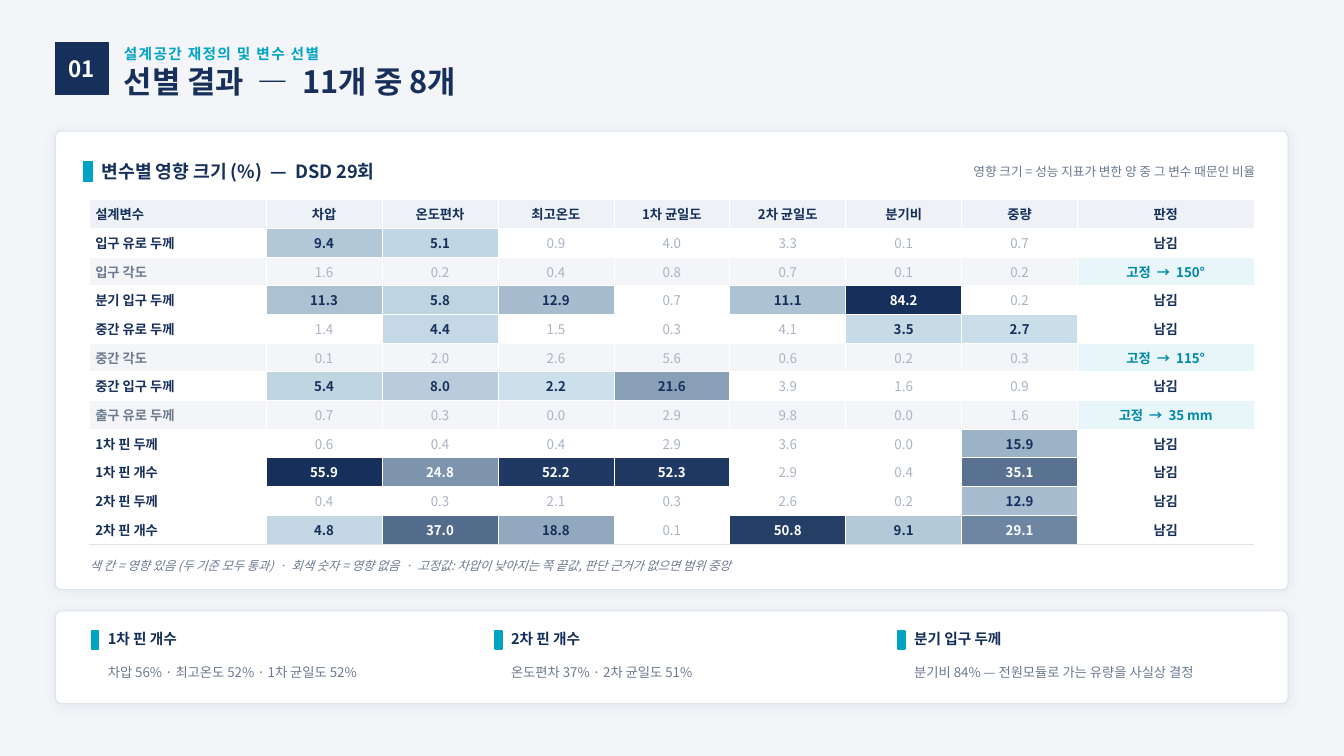
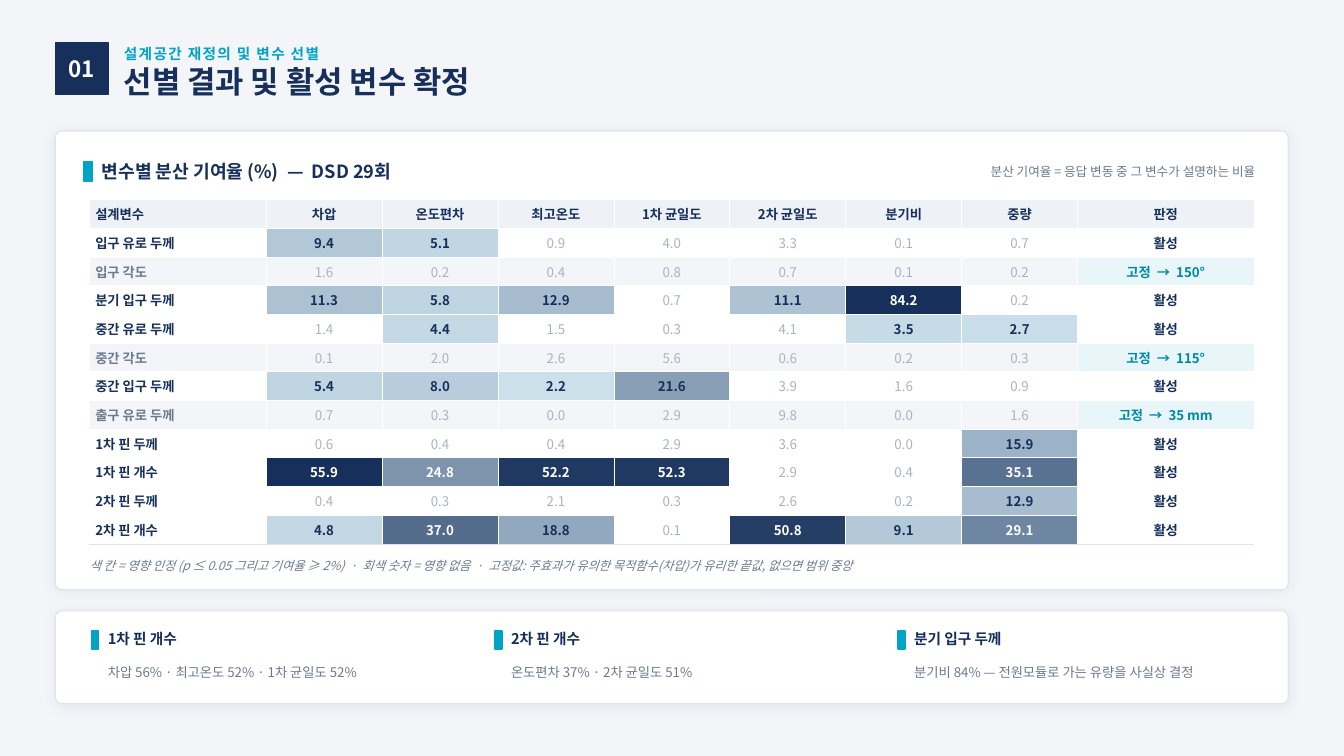
Before and after one commit to yjs9716/dddd, a slide deck: slide 6 of 2개월차_변수선별_및_대리모델구축.pptx. Drawn at 1344x756 pixels with LibreOffice and Linux fonts; fonts in the diff are those of the drawing. Boxes give left, top, right and bottom in pixels: in the first picture for what was removed or moved away, otherwise in the second. Text is boxed around its words. In the diff, an @@ line names an element or a change of style, - is before the commit and + after.

```diff
--- a/2개월차_변수선별_및_대리모델구축.pptx
+++ b/2개월차_변수선별_및_대리모델구축.pptx
@@ text at box(124, 67, 470, 96): text changed @@
-선별 결과 — 11개 중 8개
+선별 결과 및 활성 변수 확정
@@ text at box(102, 162, 391, 180): text changed @@
-변수별 영향 크기 (%) — DSD 29회
+변수별 분산 기여율 (%) — DSD 29회
@@ text at box(991, 165, 1255, 177): text changed @@
-영향 크기 = 성능 지표가 변한 양 중 그 변수 때문인 비율
+분산 기여율 = 응답 변동 중 그 변수가 설명하는 비율
@@ table at box(90, 200, 1254, 541) @@
-row 2, column 9: 남김
+row 2, column 9: 활성
-row 4, column 9: 남김
+row 4, column 9: 활성
-row 5, column 9: 남김
+row 5, column 9: 활성
-row 7, column 9: 남김
+row 7, column 9: 활성
-row 9, column 9: 남김
+row 9, column 9: 활성
-row 10, column 9: 남김
+row 10, column 9: 활성
-row 11, column 9: 남김
+row 11, column 9: 활성
-row 12, column 9: 남김
+row 12, column 9: 활성
@@ text at box(90, 560, 853, 573): text changed @@
-색 칸 = 영향 있음 (두 기준 모두 통과) · 회색 숫자 = 영향 없음 · 고정값: 차압이 낮아지는 쪽 끝값, 판단 근거가 없으면 범위 중앙
+색 칸 = 영향 인정 (p ≤ 0.05 그리고 기여율 ≥ 2%) · 회색 숫자 = 영향 없음 · 고정값: 주효과가 유의한 목적함수(차압)가 유리한 끝값, 없으면 범위 중앙
```
Also in this commit, not shown: 10 other slides changed, 2 other files.
